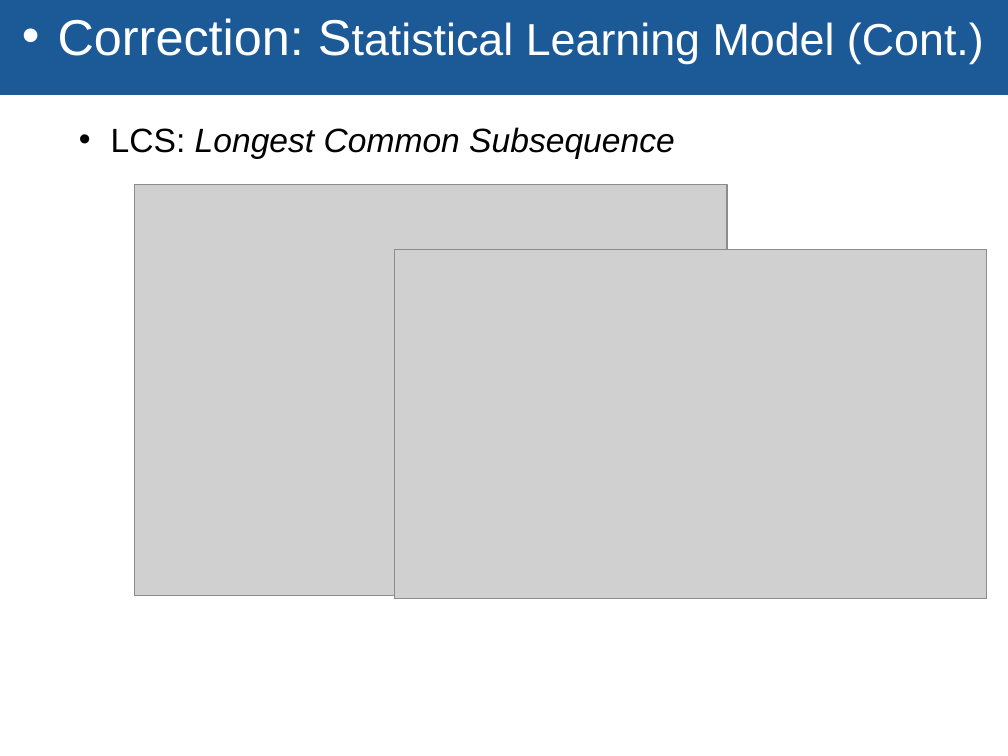
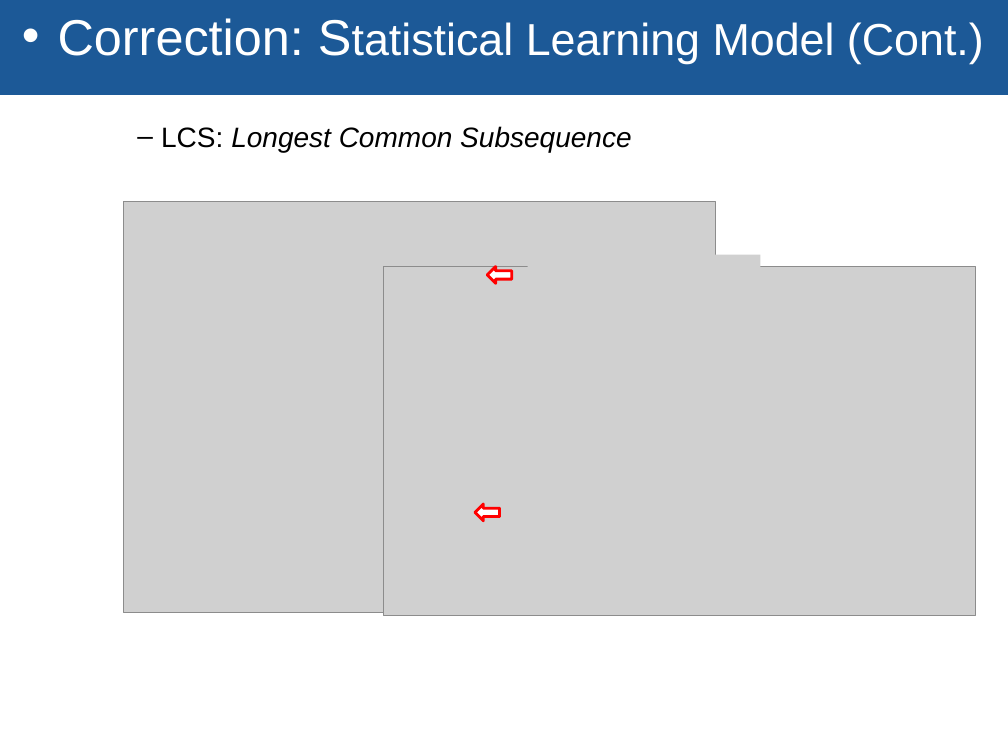
Before and after one commit to TZstatsADS/Fall2018-Project4-sec1-grp5, a slide deck: slide 11 of GR5243 pro4.pptx (slide 10 before the commit). Drawn at 1008x756 pixels with LibreOffice and Linux fonts; fonts in the diff are those of the drawing; grey boxes stand for pictures; background and template pictures are left out. Boxes give left, top, right and bottom in pixels: in the first picture for what was removed or moved away, otherwise in the second. Text is boxed around its words. In the diff, an @@ line names an element or a change of style, - is before the commit and + after.

```diff
--- a/GR5243 pro4.pptx
+++ b/GR5243 pro4.pptx
@@ text at box(161, 126, 631, 152): size 24 to 20 pt in "LCS: Longest Common Subsequence"; bullet • to –; list level 3 to 4 in "LCS: Longest Common Subsequence" @@
@@ picture: place and size @@
-picture at box(134, 184, 727, 596)
+picture at box(123, 202, 716, 613)
@@ picture: place and size @@
-picture at box(394, 250, 987, 599)
+picture at box(383, 266, 976, 615)
@@ down arrow added at box(487, 267, 512, 284), fill #FFFFFF, outline #FF0000 2 pt @@
@@ picture added at box(527, 255, 760, 295) @@
@@ down arrow added at box(475, 503, 499, 521), fill #FFFFFF, outline #FF0000 2 pt @@
```
Also in this commit, not shown: 2 other slides changed, 4 slides added, 8 other files.
